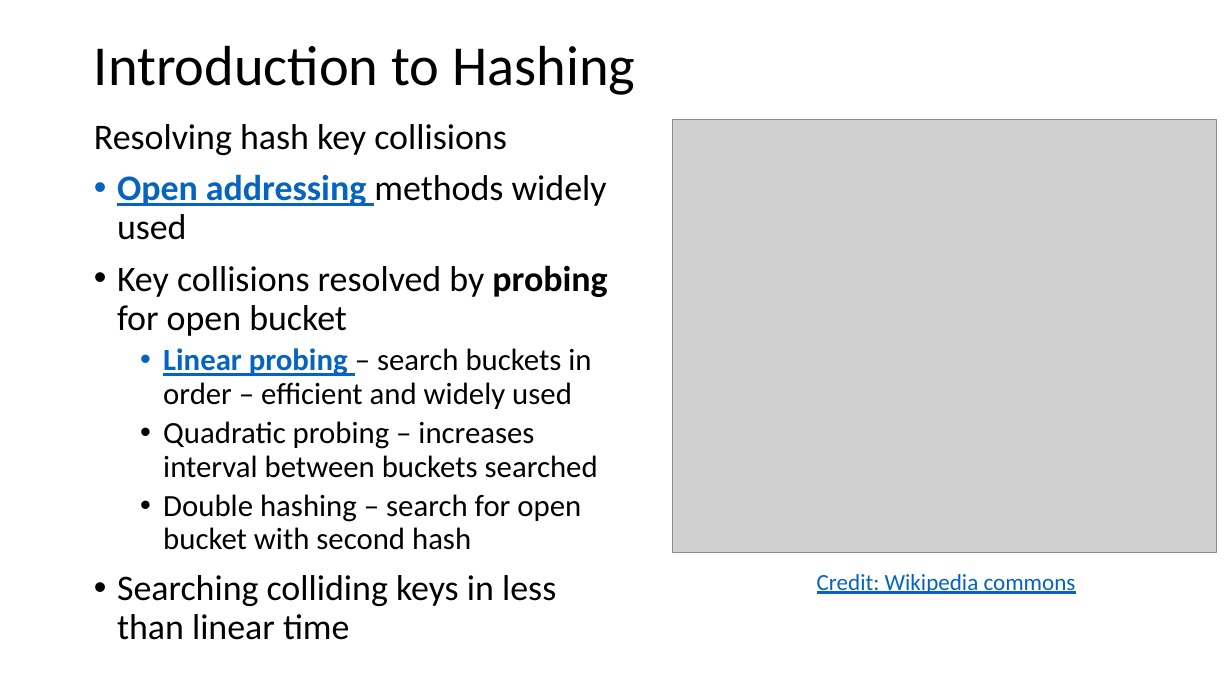
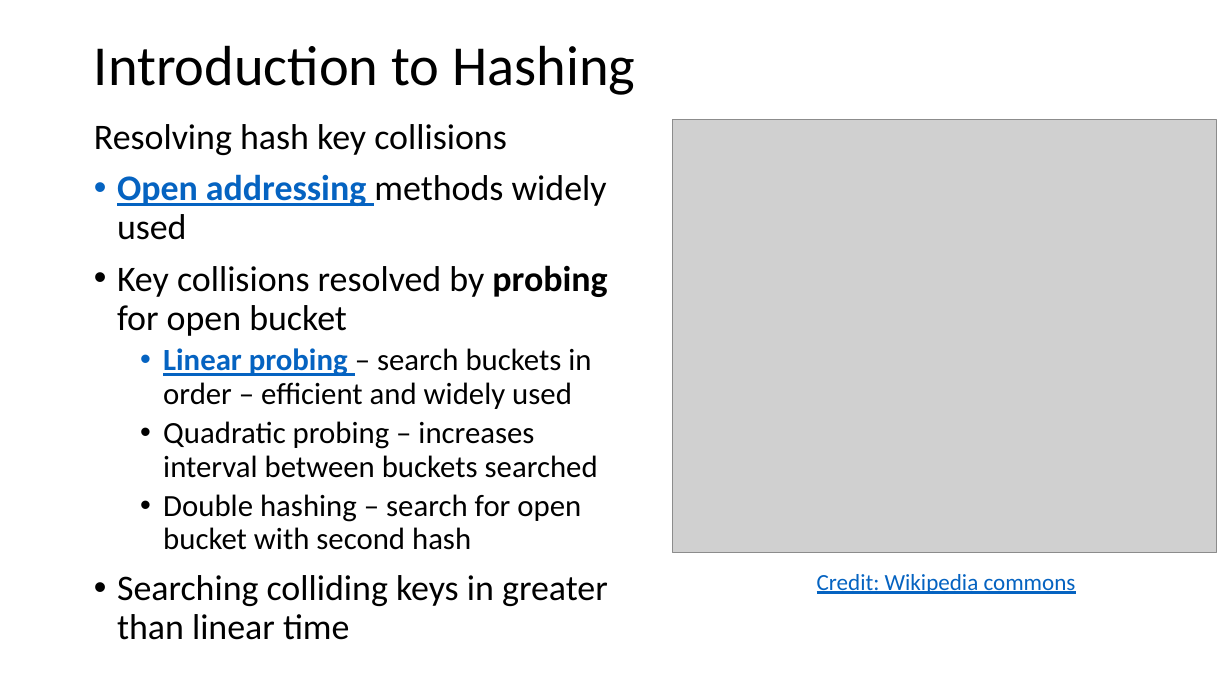
Before and after one commit to jonahneu/CSCI-E-108, a slide deck: slide 57 of slides/1_Introduction.pptx. Drawn at 1232x693 pixels with LibreOffice and Linux fonts; fonts in the diff are those of the drawing; grey boxes stand for pictures. Boxes give left, top, right and bottom in pixels: in the first picture for what was removed or moved away, otherwise in the second. Text is boxed around its words. In the diff, an @@ line names an element or a change of style, - is before the commit and + after.

Commit message:
Corrected typo on slide

```diff
--- a/slides/1_Introduction.pptx
+++ b/slides/1_Introduction.pptx
@@ text at (117,575,608,640): text changed @@
-• Searching colliding keys in less than linear time
+• Searching colliding keys in greater than linear time
```
